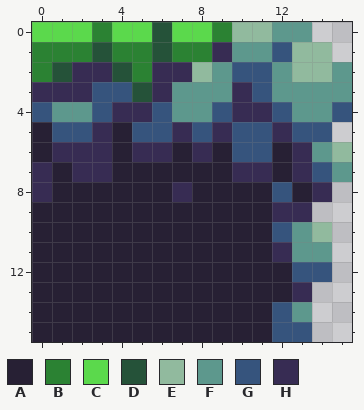
A pixel-art sprite gets an edit: assets/imagens/tiles/chao_dir_quina.png. That is the earlier state.
The file is 16x16 pixels.
Palette (. is transparent): A #272034  B #2b8233  C #5bd94c  D #255239  E #91ba9e  F #5d988d  G #36547d  H #372c53
Pixels before, first column x 0:
 0 CCCBCCDCCBEEFF..
 1 BBBDBBDBBHFFGEE.
 2 BDHHDBHHEFGGFEEF
 3 HHHGGDHFFFHGFFFF
 4 GFFGHHGFFGHHGFFG
 5 AGGHAGGHGHGGHGG.
 6 AHHHAHHAHAGGAHFE
 7 HAHHAAAAAAHHAHGF
 8 HAAAAAAHAAAAGAH.
 9 AAAAAAAAAAAAHH..
10 AAAAAAAAAAAAGFE.
11 AAAAAAAAAAAAHFF.
12 AAAAAAAAAAAAAGG.
13 AAAAAAAAAAAAAH..
14 AAAAAAAAAAAAGF..
15 AAAAAAAAAAAAGG..
New version:
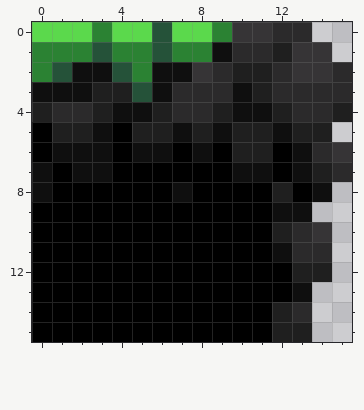
Difference:
colour A: #272034 -> #000000
colour E: #91ba9e -> #363436
colour F: #5d988d -> #2b2a2b
colour G: #36547d -> #1f1f1f
colour H: #372c53 -> #0f0f0f
Pixel boxes of the changes (left, top, right, bottom) in both pictures:
changed: (32, 22, 352, 342)
